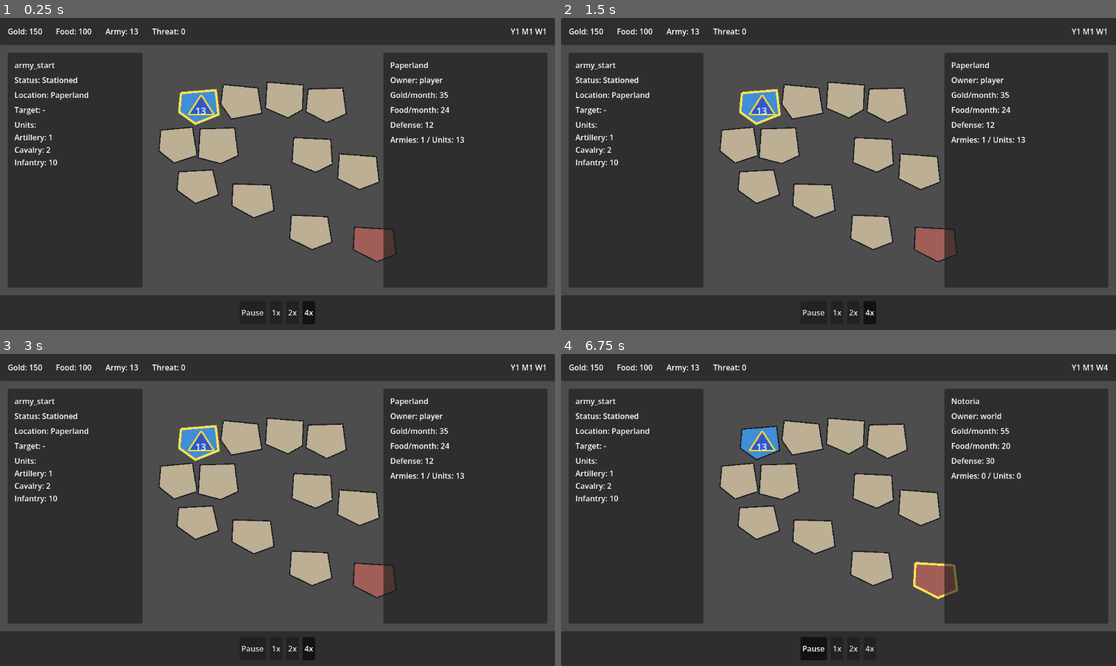
Above: before the commit, frames 1-4 (two rows, left to right).
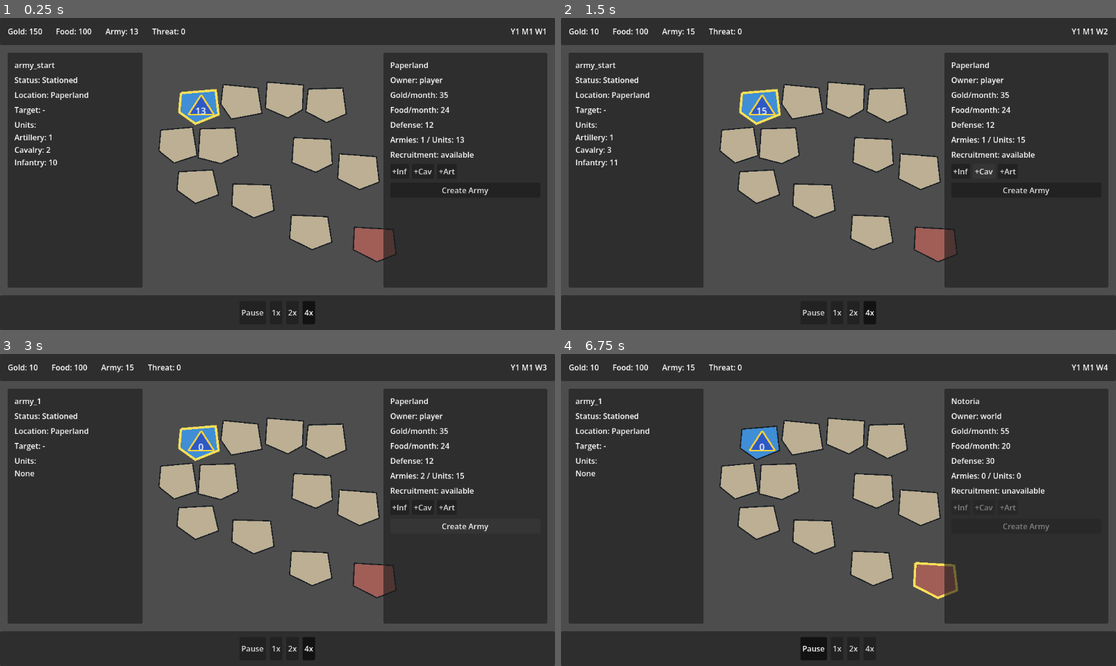
Above: after the commit, the same moments.

Repository: ThblckWlf/PaperEmpire
Game: Godot game, scene res://scenes/main/Main.tscn
The game is run twice, just before and just after one commit, with the same random seed, the same clock (stepped at 60 frames per second) and the same inputs.
Inputs (mouse positions are in pixels of both pictures, inside the frame that each line leads up to):
- Up to frame 1 (0.25 s): no input
- Up to frame 2 (1.5 s): click (960, 170) at 0.5 s, where only the run after the commit has a clickable "+Inf"; click (982, 170) at 1.25 s, where only the run after the commit has a clickable "+Cav"
- Up to frame 3 (3 s): click (449, 506) at 2 s, where only the run after the commit has a clickable "+Art"; click (466, 525) at 2.75 s, where only the run after the commit has a clickable "Create Army"
- Up to frame 4 (6.75 s): click "1x" at 3.5 s; click "2x" at 4.25 s; click "4x" at 5 s; click "Pause" at 5.75 s; drag from (938, 578) to (916, 506) at 6.52 s

The runs differ from the first frame. In frame 1, 0.3% of the frame differs, in the area x 70-88%, y 42-57%; in frame 2, 0.6%; in frame 3, 0.9%, in the area x 2-99%, y 3-57%; in frame 4, 0.8%.

Commit message:
Add recruitment and army creation

Diff:
--- a/scenes/main/Main.tscn
+++ b/scenes/main/Main.tscn
@@ -160,6 +160,30 @@
 layout_mode = 2
 text = "Armies: -"
 
+[node name="RecruitLabel" type="Label" parent="GameRoot/UIRoot/Root/RightPanel/MarginContainer/VBoxContainer"]
+layout_mode = 2
+text = "Recruitment: -"
+
+[node name="RecruitButtons" type="HBoxContainer" parent="GameRoot/UIRoot/Root/RightPanel/MarginContainer/VBoxContainer"]
+layout_mode = 2
+theme_override_constants/separation = 6
+
+[node name="InfantryButton" type="Button" parent="GameRoot/UIRoot/Root/RightPanel/MarginContainer/VBoxContainer/RecruitButtons"]
+layout_mode = 2
+text = "+Inf"
+
+[node name="CavalryButton" type="Button" parent="GameRoot/UIRoot/Root/RightPanel/MarginContainer/VBoxContainer/RecruitButtons"]
+layout_mode = 2
+text = "+Cav"
+
+[node name="ArtilleryButton" type="Button" parent="GameRoot/UIRoot/Root/RightPanel/MarginContainer/VBoxContainer/RecruitButtons"]
+layout_mode = 2
+text = "+Art"
+
+[node name="CreateArmyButton" type="Button" parent="GameRoot/UIRoot/Root/RightPanel/MarginContainer/VBoxContainer"]
+layout_mode = 2
+text = "Create Army"
+
 [node name="BottomBar" type="PanelContainer" parent="GameRoot/UIRoot/Root"]
 layout_mode = 1
 script = ExtResource("9_time_controls")
--- a/scenes/ui/country_panel.gd
+++ b/scenes/ui/country_panel.gd
@@ -7,18 +7,48 @@
 @onready var foodLabel: Label = $MarginContainer/VBoxContainer/FoodLabel as Label
 @onready var defenseLabel: Label = $MarginContainer/VBoxContainer/DefenseLabel as Label
 @onready var armiesLabel: Label = $MarginContainer/VBoxContainer/ArmiesLabel as Label
+@onready var recruitLabel: Label = $MarginContainer/VBoxContainer/RecruitLabel as Label
+@onready var infantryButton: Button = $MarginContainer/VBoxContainer/RecruitButtons/InfantryButton as Button
+@onready var cavalryButton: Button = $MarginContainer/VBoxContainer/RecruitButtons/CavalryButton as Button
+@onready var artilleryButton: Button = $MarginContainer/VBoxContainer/RecruitButtons/ArtilleryButton as Button
+@onready var createArmyButton: Button = $MarginContainer/VBoxContainer/CreateArmyButton as Button
 
+var eventBus: EventBus
+var currentCountryId: StringName = GameIds.EMPTY_ID
+var isPlayerOwned: bool = false
+var canRecruit: bool = false
+
+
+func _ready() -> void:
+	infantryButton.pressed.connect(_onInfantryPressed)
+	cavalryButton.pressed.connect(_onCavalryPressed)
+	artilleryButton.pressed.connect(_onArtilleryPressed)
+	createArmyButton.pressed.connect(_onCreateArmyPressed)
+	_updateCommandButtonStates()
+
+
+func configure(newEventBus: EventBus) -> void:
+	eventBus = newEventBus
+	_updateCommandButtonStates()
 
 func setData(data: Dictionary) -> void:
 	if not bool(data.get("hasCountry", false)):
+		currentCountryId = GameIds.EMPTY_ID
+		isPlayerOwned = false
+		canRecruit = false
 		titleLabel.text = str(data.get("name", "No country selected"))
 		ownerLabel.text = "Owner: -"
 		goldLabel.text = "Gold/month: -"
 		foodLabel.text = "Food/month: -"
 		defenseLabel.text = "Defense: -"
 		armiesLabel.text = "Armies: -"
+		recruitLabel.text = "Recruitment: -"
+		_updateCommandButtonStates()
 		return
 
+	currentCountryId = StringName(str(data.get("id", "")))
+	isPlayerOwned = bool(data.get("isPlayerOwned", false))
+	canRecruit = bool(data.get("canRecruit", false))
 	titleLabel.text = str(data.get("name", "Country"))
 	ownerLabel.text = "Owner: %s" % str(data.get("ownerId", ""))
 	goldLabel.text = "Gold/month: %d" % int(data.get("goldPerMonth", 0))
@@ -28,3 +58,48 @@
 		int(data.get("stationedArmyCount", 0)),
 		int(data.get("stationedUnitCount", 0)),
 	]
+	recruitLabel.text = "Recruitment: available" if canRecruit else "Recruitment: unavailable"
+	_updateCommandButtonStates()
+
+
+func _onInfantryPressed() -> void:
+	_requestRecruit(GameIds.INFANTRY_UNIT_ID)
+
+
+func _onCavalryPressed() -> void:
+	_requestRecruit(GameIds.CAVALRY_UNIT_ID)
+
+
+func _onArtilleryPressed() -> void:
+	_requestRecruit(GameIds.ARTILLERY_UNIT_ID)
+
+
+func _onCreateArmyPressed() -> void:
+	if eventBus == null or currentCountryId == GameIds.EMPTY_ID:
+		return
+
+	eventBus.requestCommand(CommandType.CREATE_ARMY, {
+		"countryId": str(currentCountryId),
+	})
+
+
+func _requestRecruit(unitId: StringName) -> void:
+	if eventBus == null or currentCountryId == GameIds.EMPTY_ID:
+		return
+
+	eventBus.requestCommand(CommandType.RECRUIT_UNITS, {
+		"countryId": str(currentCountryId),
+		"unitType": str(unitId),
+		"amount": 1,
+	})
+
+
+func _updateCommandButtonStates() -> void:
+	if not is_node_ready():
+		return
+
+	var recruitDisabled := eventBus == null or currentCountryId == GameIds.EMPTY_ID or not canRecruit
+	infantryButton.disabled = recruitDisabled
+	cavalryButton.disabled = recruitDisabled
+	artilleryButton.disabled = recruitDisabled
+	createArmyButton.disabled = eventBus == null or currentCountryId == GameIds.EMPTY_ID or not isPlayerOwned
--- a/scenes/ui/ui_root.gd
+++ b/scenes/ui/ui_root.gd
@@ -41,6 +41,7 @@
 	gameManager = newGameManager
 	eventBus = newEventBus
 	bottomBar.configure(eventBus)
+	rightPanel.configure(eventBus)
 	_connectEventBus()
 	_refreshAll()
 
@@ -65,7 +66,7 @@
 
 func _onGameEventRaised(eventName: StringName, _payload: Dictionary) -> void:
 	match eventName:
-		EventType.RUN_STARTED, EventType.RUN_RESET, EventType.COUNTRY_SELECTED, EventType.ARMY_SELECTED, EventType.ARMY_MOVE_STARTED, EventType.ARMY_MOVED, EventType.GAME_SPEED_CHANGED, EventType.MONTH_TICK:
+		EventType.RUN_STARTED, EventType.RUN_RESET, EventType.COUNTRY_SELECTED, EventType.ARMY_SELECTED, EventType.ARMY_MOVE_STARTED, EventType.ARMY_MOVED, EventType.UNITS_RECRUITED, EventType.ARMY_CREATED, EventType.GAME_SPEED_CHANGED, EventType.MONTH_TICK:
 			_refreshAll()
 
 
--- a/scenes/world/world_map.gd
+++ b/scenes/world/world_map.gd
@@ -113,8 +113,10 @@
 			_updateSelection(StringName(str(payload.get("countryId", ""))))
 		EventType.ARMY_SELECTED:
 			_updateArmySelection(StringName(str(payload.get("armyId", ""))))
-		EventType.ARMY_MOVE_STARTED, EventType.ARMY_MOVED:
+		EventType.ARMY_MOVE_STARTED, EventType.ARMY_MOVED, EventType.UNITS_RECRUITED:
 			_updateArmyNodesFromRunState()
+		EventType.ARMY_CREATED:
+			_refreshArmyNodesFromRunState()
 		EventType.RUN_STARTED, EventType.RUN_RESET:
 			refreshFromRunState()
 
--- a/src/core/game_manager.gd
+++ b/src/core/game_manager.gd
@@ -3,6 +3,7 @@
 
 
 const ARMY_MOVEMENT_SIMULATION := preload("res://src/core/simulation/army_movement_simulation.gd")
+const RECRUITMENT_SIMULATION := preload("res://src/core/simulation/recruitment_simulation.gd")
 
 var currentRunState: RunState
 var eventBus: EventBus
@@ -46,6 +47,14 @@
 				StringName(str(payload.get("armyId", selectedArmyId))),
 				StringName(str(payload.get("targetCountryId", "")))
 			)
+		CommandType.RECRUIT_UNITS:
+			_recruitUnits(
+				StringName(str(payload.get("countryId", selectedCountryId))),
+				StringName(str(payload.get("unitType", payload.get("unitId", "")))),
+				int(payload.get("amount", 0))
+			)
+		CommandType.CREATE_ARMY:
+			_createArmy(StringName(str(payload.get("countryId", selectedCountryId))))
 		CommandType.SET_GAME_SPEED:
 			_setGameSpeed(int(payload.get("speed", GameSpeed.Value.Normal)))
 		CommandType.PAUSE_GAME:
@@ -127,6 +136,41 @@
 	_raiseEvent(EventType.ARMY_MOVE_STARTED, moveResult)
 
 
+func _recruitUnits(countryId: StringName, unitId: StringName, amount: int) -> void:
+	var recruitResult: Dictionary = RECRUITMENT_SIMULATION.applyRecruitment(
+		currentRunState,
+		countryId,
+		unitId,
+		amount,
+		PrototypeContentLoader.loadUnits(),
+		selectedArmyId
+	)
+	if not bool(recruitResult.get("accepted", false)):
+		push_warning("Cannot recruit units: %s" % str(recruitResult.get("reason", "unknown_reason")))
+		return
+
+	selectedCountryId = countryId
+	selectedArmyId = StringName(str(recruitResult.get("armyId", selectedArmyId)))
+	_raiseEvent(EventType.ARMY_SELECTED, {
+		"armyId": selectedArmyId,
+	})
+	_raiseEvent(EventType.UNITS_RECRUITED, recruitResult)
+
+
+func _createArmy(countryId: StringName) -> void:
+	var createResult: Dictionary = RECRUITMENT_SIMULATION.createArmy(currentRunState, countryId)
+	if not bool(createResult.get("accepted", false)):
+		push_warning("Cannot create army: %s" % str(createResult.get("reason", "unknown_reason")))
+		return
+
+	selectedCountryId = countryId
+	selectedArmyId = StringName(str(createResult.get("armyId", GameIds.EMPTY_ID)))
+	_raiseEvent(EventType.ARMY_CREATED, createResult)
+	_raiseEvent(EventType.ARMY_SELECTED, {
+		"armyId": selectedArmyId,
+	})
+
+
 func _setGameSpeed(speed: int) -> void:
 	if currentRunState == null:
 		push_warning("Cannot set speed without an active run.")
--- a/src/core/model/command_type.gd
+++ b/src/core/model/command_type.gd
@@ -5,6 +5,8 @@
 const SELECT_COUNTRY: StringName = &"select_country"
 const SELECT_ARMY: StringName = &"select_army"
 const MOVE_ARMY: StringName = &"move_army"
+const RECRUIT_UNITS: StringName = &"recruit_units"
+const CREATE_ARMY: StringName = &"create_army"
 const SET_GAME_SPEED: StringName = &"set_game_speed"
 const PAUSE_GAME: StringName = &"pause_game"
 const RESUME_GAME: StringName = &"resume_game"
--- a/src/core/model/event_type.gd
+++ b/src/core/model/event_type.gd
@@ -6,6 +6,8 @@
 const ARMY_SELECTED: StringName = &"armySelected"
 const ARMY_MOVE_STARTED: StringName = &"armyMoveStarted"
 const ARMY_MOVED: StringName = &"armyMoved"
+const UNITS_RECRUITED: StringName = &"unitsRecruited"
+const ARMY_CREATED: StringName = &"armyCreated"
 const BATTLE_STARTED: StringName = &"battleStarted"
 const BATTLE_ENDED: StringName = &"battleEnded"
 const COUNTRY_CONQUERED: StringName = &"countryConquered"
--- /dev/null
+++ b/src/core/simulation/recruitment_simulation.gd
@@ -0,0 +1,183 @@
+extends RefCounted
+class_name RecruitmentSimulation
+
+
+static func calculateRecruitmentCost(unitData: UnitData, amount: int) -> Dictionary:
+	if unitData == null or amount <= 0:
+		return {
+			"goldCost": 0,
+			"foodReserveRequired": 0,
+		}
+
+	return {
+		"goldCost": unitData.cost * amount,
+		"foodReserveRequired": unitData.foodUpkeep * amount,
+	}
+
+
+static func applyRecruitment(
+	runState: RunState,
+	countryId: StringName,
+	unitId: StringName,
+	amount: int,
+	units: Array[UnitData],
+	preferredArmyId: StringName = GameIds.EMPTY_ID
+) -> Dictionary:
+	var result := _validateRecruitment(runState, countryId, unitId, amount, units, preferredArmyId)
+	if not bool(result.get("accepted", false)):
+		return result
+
+	var army := runState.armies[StringName(str(result.get("armyId", "")))] as ArmyData
+	var goldCost := int(result.get("goldCost", 0))
+	runState.resources["gold"] = int(runState.resources.get("gold", 0)) - goldCost
+	army.units[unitId] = int(army.units.get(unitId, 0)) + amount
+	result["gold"] = int(runState.resources.get("gold", 0))
+	result["unitCount"] = int(army.units.get(unitId, 0))
+	return result
+
+
+static func createArmy(runState: RunState, countryId: StringName) -> Dictionary:
+	var result := {
+		"accepted": false,
+		"armyId": GameIds.EMPTY_ID,
+		"countryId": countryId,
+		"reason": "",
+	}
+	if runState == null:
+		result["reason"] = "missing_run_state"
+		return result
+
+	if not runState.countries.has(countryId):
+		result["reason"] = "unknown_country"
+		return result
+
+	var country := runState.countries[countryId] as CountryData
+	if country == null:
+		result["reason"] = "invalid_country"
+		return result
+
+	if country.ownerId != GameIds.PLAYER_OWNER_ID:
+		result["reason"] = "country_not_owned"
+		return result
+
+	var army := ArmyData.new()
+	army.id = _nextArmyId(runState)
+	army.ownerId = GameIds.PLAYER_OWNER_ID
+	army.locationCountryId = countryId
+	army.targetCountryId = GameIds.EMPTY_ID
+	army.units = {}
+	army.status = ArmyStatus.Value.Stationed
+	army.movementProgress = 0.0
+	runState.armies[army.id] = army
+
+	result["accepted"] = true
+	result["armyId"] = army.id
+	return result
+
+
+static func _validateRecruitment(
+	runState: RunState,
+	countryId: StringName,
+	unitId: StringName,
+	amount: int,
+	units: Array[UnitData],
+	preferredArmyId: StringName
+) -> Dictionary:
+	var result := {
+		"accepted": false,
+		"countryId": countryId,
+		"unitType": unitId,
+		"amount": amount,
+		"armyId": GameIds.EMPTY_ID,
+		"goldCost": 0,
+		"foodReserveRequired": 0,
+		"reason": "",
+	}
+	if runState == null:
+		result["reason"] = "missing_run_state"
+		return result
+
+	if amount <= 0:
+		result["reason"] = "invalid_amount"
+		return result
+
+	if bool(runState.economy.get("recruitmentBlocked", false)):
+		result["reason"] = "recruitment_blocked"
+		return result
+
+	if not runState.countries.has(countryId):
+		result["reason"] = "unknown_country"
+		return result
+
+	var country := runState.countries[countryId] as CountryData
+	if country == null:
+		result["reason"] = "invalid_country"
+		return result
+
+	if country.ownerId != GameIds.PLAYER_OWNER_ID:
+		result["reason"] = "country_not_owned"
+		return result
+
+	var unitData := _unitById(units, unitId)
+	if unitData == null:
+		result["reason"] = "unknown_unit"
+		return result
+
+	var targetArmy := _recruitTargetArmy(runState, countryId, preferredArmyId)
+	if targetArmy == null:
+		result["reason"] = "no_stationed_army"
+		return result
+
+	var cost := calculateRecruitmentCost(unitData, amount)
+	result["armyId"] = targetArmy.id
+	result["goldCost"] = int(cost.get("goldCost", 0))
+	result["foodReserveRequired"] = int(cost.get("foodReserveRequired", 0))
+
+	if int(runState.resources.get("gold", 0)) < int(result["goldCost"]):
+		result["reason"] = "not_enough_gold"
+		return result
+
+	if int(runState.resources.get("food", 0)) < int(result["foodReserveRequired"]):
+		result["reason"] = "not_enough_food"
+		return result
+
+	result["accepted"] = true
+	return result
+
+
+static func _unitById(units: Array[UnitData], unitId: StringName) -> UnitData:
+	for unit in units:
+		if unit.id == unitId:
+			return unit
+	return null
+
+
+static func _recruitTargetArmy(runState: RunState, countryId: StringName, preferredArmyId: StringName) -> ArmyData:
+	if preferredArmyId != GameIds.EMPTY_ID and runState.armies.has(preferredArmyId):
+		var preferredArmy := runState.armies[preferredArmyId] as ArmyData
+		if _canRecruitIntoArmy(preferredArmy, countryId):
+			return preferredArmy
+
+	var armyIds := runState.armies.keys()
+	armyIds.sort()
+	for armyId in armyIds:
+		var army := runState.armies[armyId] as ArmyData
+		if _canRecruitIntoArmy(army, countryId):
+			return army
+	return null
+
+
+static func _canRecruitIntoArmy(army: ArmyData, countryId: StringName) -> bool:
+	return (
+		army != null
+		and army.ownerId == GameIds.PLAYER_OWNER_ID
+		and army.locationCountryId == countryId
+		and army.status == ArmyStatus.Value.Stationed
+	)
+
+
+static func _nextArmyId(runState: RunState) -> StringName:
+	var nextIndex := 1
+	while runState.armies.has(StringName("army_%d" % nextIndex)):
+		nextIndex += 1
+	return StringName("army_%d" % nextIndex)
--- a/src/core/view/run_state_view.gd
+++ b/src/core/view/run_state_view.gd
@@ -47,6 +47,8 @@
 		"id": country.id,
 		"name": country.name,
 		"ownerId": country.ownerId,
+		"isPlayerOwned": country.ownerId == GameIds.PLAYER_OWNER_ID,
+		"canRecruit": country.ownerId == GameIds.PLAYER_OWNER_ID and not bool(runState.economy.get("recruitmentBlocked", false)),
 		"goldPerMonth": country.goldPerMonth,
 		"foodPerMonth": country.foodPerMonth,
 		"defense": country.defense,
@@ -142,4 +144,6 @@
 	unitIds.sort()
 	for unitId in unitIds:
 		rows.append("%s: %d" % [str(unitId).capitalize(), int(units[unitId])])
+	if rows.is_empty():
+		rows.append("None")
 	return rows
--- a/tests_debug/debug_test_runner.gd
+++ b/tests_debug/debug_test_runner.gd
@@ -8,6 +8,7 @@
 const RUN_STATE_VIEW := preload("res://src/core/view/run_state_view.gd")
 const ECONOMY_SIMULATION := preload("res://src/core/simulation/economy_simulation.gd")
 const ARMY_MOVEMENT_SIMULATION := preload("res://src/core/simulation/army_movement_simulation.gd")
+const RECRUITMENT_SIMULATION := preload("res://src/core/simulation/recruitment_simulation.gd")
 
 
 func _ready() -> void:
@@ -37,6 +38,8 @@
 	_runTest("EconomySimulation applies month tick and shortage", _testEconomyAppliesMonthTickAndShortage)
 	_runTest("ArmyMovementSimulation validates and advances movement", _testArmyMovementValidatesAndAdvances)
 	_runTest("GameManager move army command emits events", _testGameManagerMoveArmyCommand)
+	_runTest("RecruitmentSimulation applies recruitment rules", _testRecruitmentAppliesRules)
+	_runTest("GameManager recruit and create army commands emit events", _testGameManagerRecruitAndCreateArmyCommands)
 	_runTest("WorldMap creates country and army nodes", _testWorldMapCreatesCountryAndArmyNodes)
 	_runTest("MapCamera clamps pan and zoom", _testMapCameraClampsPanAndZoom)
 	_runTest("RunStateView creates UI summaries", _testRunStateViewCreatesSummaries)
@@ -435,6 +438,103 @@
 	return result
 
 
+func _testRecruitmentAppliesRules() -> ValidationResult:
+	var result := ValidationResult.new()
+	var units := PrototypeContentLoader.loadUnits()
+	var infantry := _unitFromCatalog(GameIds.INFANTRY_UNIT_ID)
+	var cost: Dictionary = RECRUITMENT_SIMULATION.calculateRecruitmentCost(infantry, 2)
+	if int(cost.get("goldCost", 0)) != 100:
+		result.addError("RecruitmentSimulation calculated wrong infantry gold cost.")
+	if int(cost.get("foodReserveRequired", 0)) != 2:
+		result.addError("RecruitmentSimulation calculated wrong infantry food reserve.")
+
+	var runState := NewRunFactory.createNewRun(&"paperland")
+	var recruit: Dictionary = RECRUITMENT_SIMULATION.applyRecruitment(
+		runState,
+		&"paperland",
+		GameIds.CAVALRY_UNIT_ID,
+		1,
+		units,
+		&"army_start"
+	)
+	if not bool(recruit.get("accepted", false)):
+		result.addError("RecruitmentSimulation rejected valid recruitment.")
+
+	var army := runState.armies[&"army_start"] as ArmyData
+	if int(runState.resources.get("gold", 0)) != NewRunFactory.START_GOLD - 90:
+		result.addError("RecruitmentSimulation did not spend gold.")
+	if int(army.units.get(GameIds.CAVALRY_UNIT_ID, 0)) != NewRunFactory.START_CAVALRY + 1:
+		result.addError("RecruitmentSimulation did not add recruited units.")
+
+	var enemyRecruit: Dictionary = RECRUITMENT_SIMULATION.applyRecruitment(runState, &"inkreich", GameIds.INFANTRY_UNIT_ID, 1, units, &"army_start")
+	if bool(enemyRecruit.get("accepted", false)):
+		result.addError("RecruitmentSimulation accepted recruitment in non-owned country.")
+
+	runState.resources["gold"] = 10
+	var expensiveRecruit: Dictionary = RECRUITMENT_SIMULATION.applyRecruitment(runState, &"paperland", GameIds.ARTILLERY_UNIT_ID, 1, units, &"army_start")
+	if bool(expensiveRecruit.get("accepted", false)):
+		result.addError("RecruitmentSimulation accepted recruitment without enough gold.")
+
+	runState.resources["gold"] = 1000
+	runState.resources["food"] = 0
+	var noFoodRecruit: Dictionary = RECRUITMENT_SIMULATION.applyRecruitment(runState, &"paperland", GameIds.INFANTRY_UNIT_ID, 1, units, &"army_start")
+	if bool(noFoodRecruit.get("accepted", false)):
+		result.addError("RecruitmentSimulation accepted recruitment without food reserve.")
+
+	runState.resources["food"] = 100
+	runState.economy["recruitmentBlocked"] = true
+	var blockedRecruit: Dictionary = RECRUITMENT_SIMULATION.applyRecruitment(runState, &"paperland", GameIds.INFANTRY_UNIT_ID, 1, units, &"army_start")
+	if bool(blockedRecruit.get("accepted", false)):
+		result.addError("RecruitmentSimulation ignored recruitmentBlocked.")
+	return result
+
+
+func _testGameManagerRecruitAndCreateArmyCommands() -> ValidationResult:
+	var result := ValidationResult.new()
+	var manager := GameManager.new()
+	var simulation := SimulationManager.new()
+	var bus := EventBus.new()
+	capturedEvents.clear()
+	bus.gameEventRaised.connect(_recordGameEvent)
+	manager.setEventBus(bus)
+	manager.setSimulationManager(simulation)
+	manager.startNewRun("paperland")
+
+	bus.requestCommand(CommandType.RECRUIT_UNITS, {
+		"countryId": "paperland",
+		"unitType": "infantry",
+		"amount": 1,
+	})
+	var army := manager.getCurrentRunState().armies[&"army_start"] as ArmyData
+	if int(manager.getCurrentRunState().resources.get("gold", 0)) != NewRunFactory.START_GOLD - 50:
+		result.addError("recruit_units command did not spend gold.")
+	if int(army.units.get(GameIds.INFANTRY_UNIT_ID, 0)) != NewRunFactory.START_INFANTRY + 1:
+		result.addError("recruit_units command did not add infantry.")
+	if not _capturedEvent(EventType.UNITS_RECRUITED):
+		result.addError("recruit_units command did not emit unitsRecruited.")
+
+	var previousArmyCount := manager.getCurrentRunState().armies.size()
+	bus.requestCommand(CommandType.CREATE_ARMY, {
+		"countryId": "paperland",
+	})
+	if manager.getCurrentRunState().armies.size() != previousArmyCount + 1:
+		result.addError("create_army command did not add an army.")
+	if manager.getSelectedArmyId() == &"army_start":
+		result.addError("create_army command did not select the new army.")
+	if not _capturedEvent(EventType.ARMY_CREATED):
+		result.addError("create_army command did not emit armyCreated.")
+
+	var validation := RunStateValidator.validate(manager.getCurrentRunState())
+	if not validation.isValid():
+		for error in validation.errors:
+			result.addError("Created army produced invalid RunState: %s" % error)
+
+	manager.free()
+	simulation.free()
+	bus.free()
+	return result
+
+
 func _testWorldMapCreatesCountryAndArmyNodes() -> ValidationResult:
 	var result := ValidationResult.new()
 	var scene := load("res://scenes/world/WorldMap.tscn") as PackedScene
@@ -463,6 +563,12 @@
 		result.addError("WorldMap did not create an ArmyNode for every army.")
 	if worldMap.getArmyNode(&"army_start") == null:
 		result.addError("WorldMap did not expose the starting ArmyNode.")
+
+	bus.requestCommand(CommandType.CREATE_ARMY, {
+		"countryId": "paperland",
+	})
+	if worldMap.getArmyNodeCount() != runState.armies.size():
+		result.addError("WorldMap did not refresh ArmyNodes after army creation.")
 
 	bus.requestCommand(CommandType.SELECT_COUNTRY, {
 		"countryId": "inkreich",
@@ -542,6 +648,8 @@
 		result.addError("RunStateView country panel name is wrong.")
 	if int(countryData.get("stationedArmyCount", 0)) != 1:
 		result.addError("RunStateView stationed army count is wrong.")
+	if not bool(countryData.get("canRecruit", false)):
+		result.addError("RunStateView did not mark owned country as recruitable.")
 
 	var armyData: Dictionary = RUN_STATE_VIEW.createArmyPanelData(runState, &"army_start")
 	if str(armyData.get("status", "")) != "Stationed":
@@ -582,11 +690,16 @@
 	if armyTitle.text != "army_start":
 		result.addError("ArmyPanel did not bind selected army.")
 
+	var infantryButton := main.get_node("GameRoot/UIRoot/Root/RightPanel/MarginContainer/VBoxContainer/RecruitButtons/InfantryButton") as Button
+	infantryButton.emit_signal("pressed")
+	if goldLabel.text != "Gold: %d" % (NewRunFactory.START_GOLD - 50):
+		result.addError("Recruit button did not update top bar gold.")
+
 	eventBus.requestCommand(CommandType.SET_GAME_SPEED, {
 		"speed": GameSpeed.Value.Normal,
 	})
 	simulationManager.stepSimulation(GameTime.SECONDS_PER_WEEK_AT_1X * GameTime.WEEKS_PER_MONTH)
-	if goldLabel.text != "Gold: %d" % (NewRunFactory.START_GOLD + 35):
+	if goldLabel.text != "Gold: %d" % (NewRunFactory.START_GOLD - 50 + 35):
 		result.addError("TopBar did not update after month tick economy apply.")
 
 	eventBus.requestCommand(CommandType.SELECT_COUNTRY, {
@@ -700,6 +813,13 @@
 	]
 
 
+func _unitFromCatalog(unitId: StringName) -> UnitData:
+	for unit in PrototypeContentLoader.loadUnits():
+		if unit.id == unitId:
+			return unit
+	return null
+
+
 func _countryShapeBounds(center: Vector2, points: PackedVector2Array) -> Rect2:
 	var bounds := Rect2(center + points[0], Vector2.ZERO)
 	for point in points:
Not shown, added: src/core/simulation/recruitment_simulation.gd.uid
Not shown, changed: docs/checks.md
Not shown, changed: docs/core_data_model.md
Not shown, changed: docs/economy_system.md
Not shown, changed: docs/project_structure.md
Not shown, added: docs/recruitment_system.md
Not shown, changed: docs/signal_rules.md
Not shown, changed: docs/ui_foundation.md
